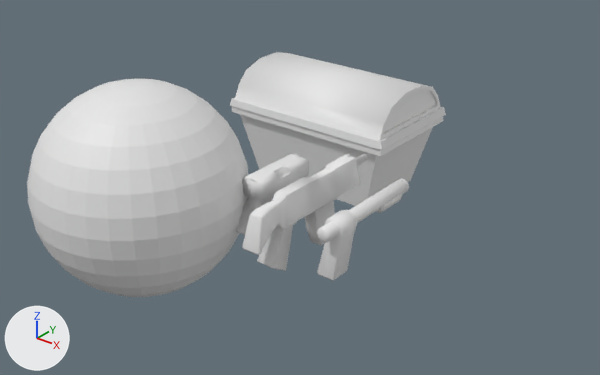
What one commit did to the Blender file Assets/Models/guns.blend.
Before and after are seen from a 50 mm camera at (2.729, -2.24, 1.673) aimed at (0.505, 0.54, -0.05). Lighting does not change. The marker at lower left points along +X, +Y and +Z.

Objects in the first picture: 'AssaultRifle', 'Chest', 'Pistol', 'Shotgun', 'Sphere'.
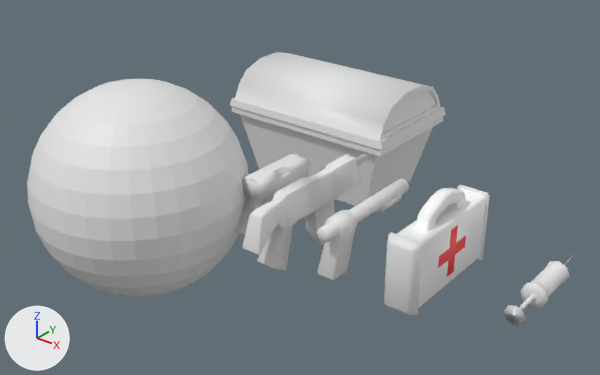
Location of each change, [x1, y1, x2, y2] in pixels of the pictures (600 x 375 px):
'Medkit', added: after [384, 185, 490, 316]
    faces in mat_health (picture img_health_png): [397, 188, 486, 308]
    faces in mat_bumper (white #e7e7e7): [384, 185, 490, 316]
'Syringe', added: after [504, 255, 574, 325]
    faces in mat_material_004 (white #e7e7e7): [504, 255, 574, 325]
    faces in mat_material_005 (white #e7e7e7): [532, 263, 567, 297]

The change, as a list of edits to the scene's bpy script:
```text
Add img_health_png:
    img_health_png = load_image('Health.png', '../Mat/Health.png', 800, 600, 'sRGB')
Add mat_material_006:
    mat_material_006 = principled_material('Material.006')
    mat_material_006.base_color = (0.8, 0.8, 0.8)  # white #e7e7e7
Add mat_material_004:
    mat_material_004 = principled_material('Material.004')
    mat_material_004.base_color = (0.8, 0.8, 0.8)  # white #e7e7e7
Add mat_material_005:
    mat_material_005 = principled_material('Material.005')
    mat_material_005.base_color = (0.8, 0.8, 0.8)  # white #e7e7e7
Add mat_bumper:
    mat_bumper = principled_material('Bumper')
    mat_bumper.base_color = (0.8, 0.8, 0.8)  # white #e7e7e7
Add mat_health:
    mat_health = principled_material('HEALTH')
    mat_health.texture = img_health_png
Add me_syringe:
    me_syringe.from_pydata(...)  # 112 vertices, 106 faces; spans x -0.053..0.053, y -0.266..0.261, z -0.053..0.053
    me_syringe.polygons.foreach_set('use_smooth', [True] * 106)
    # faces by material slot: [90, 8, 8]
    me_syringe.materials.append(mat_material_004)  # white #e7e7e7
    me_syringe.materials.append(mat_material_005)  # white #e7e7e7
    me_syringe.materials.append(mat_material_006)  # white #e7e7e7
Add me_medkit:
    me_medkit.from_pydata(...)  # 176 vertices, 180 faces; spans x -0.074..0.074, y -0.304..0.304, z -0.162..0.249
    me_medkit.polygons.foreach_set('use_smooth', [True] * 180)
    # faces by material slot: [114, 66]
    me_medkit.materials.append(mat_health)  # picture img_health_png
    me_medkit.materials.append(mat_bumper)  # white #e7e7e7
Add ob_syringe:
    ob_syringe = bpy.data.objects.new('Syringe', me_syringe)
    ob_syringe.location = (1.796, 0.393, 0.0)
Add ob_medkit:
    ob_medkit = bpy.data.objects.new('Medkit', me_medkit)
    ob_medkit.location = (1.349, 0.375, 0.0)
```
